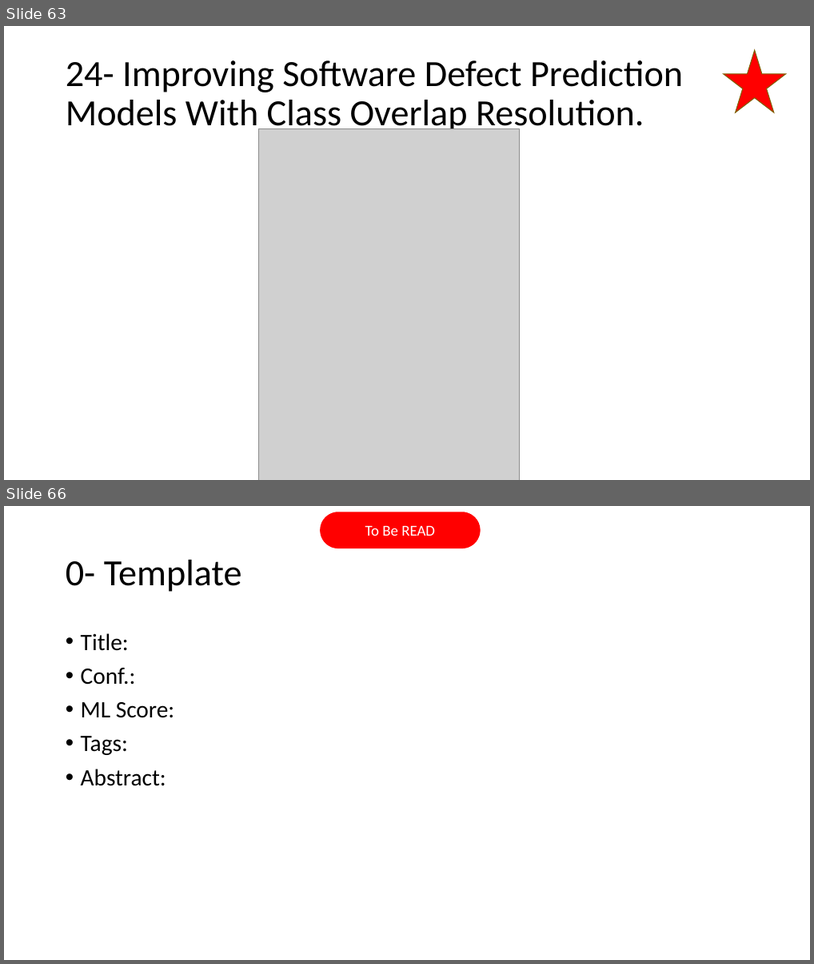
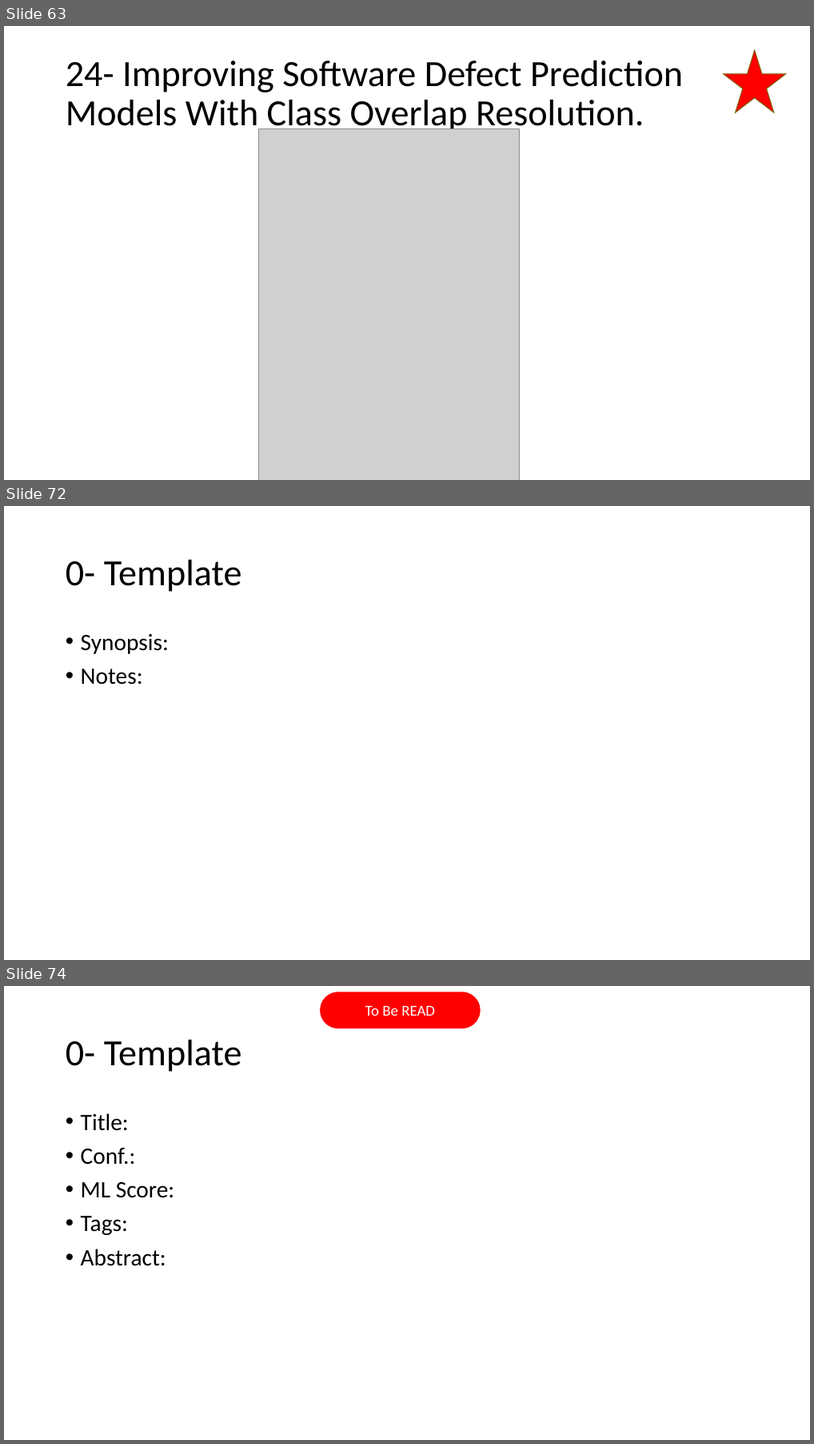
Before and after one commit to AhmadM-DL/SEML, a slide deck: SEML.pptx. Shown one above the other, each under a label of ours: slides 63 and 66 before the commit, slides 63, 72 and 74 after it; the slides between them are not shown. The pictures are 814x964 and 814x1444 pixels, drawn with LibreOffice and Linux fonts; fonts in the diff are those of the drawing; grey boxes stand for pictures. Boxes give left, top, right and bottom in pixels: in the first picture for what was removed or moved away, otherwise in the second. Text is boxed around its words. In the diff, an @@ line names an element or a change of style, - is before the commit and + after.

```diff
--- a/SEML.pptx
+++ b/SEML.pptx
@@ slide 72 added at [4,506,810,960], background #FFFFFF @@
@@ title added at [66,560,242,592], 44 pt, text #000000 @@
+0- Template
@@ text added at [81,634,169,684], 28 pt, text #000000 @@
+• Synopsis:
+• Notes:
@@ what was slide 66 is now slide 74 @@
```
Also in this commit, not shown: 2 slides changed, 7 other slides added, 7 other files.
